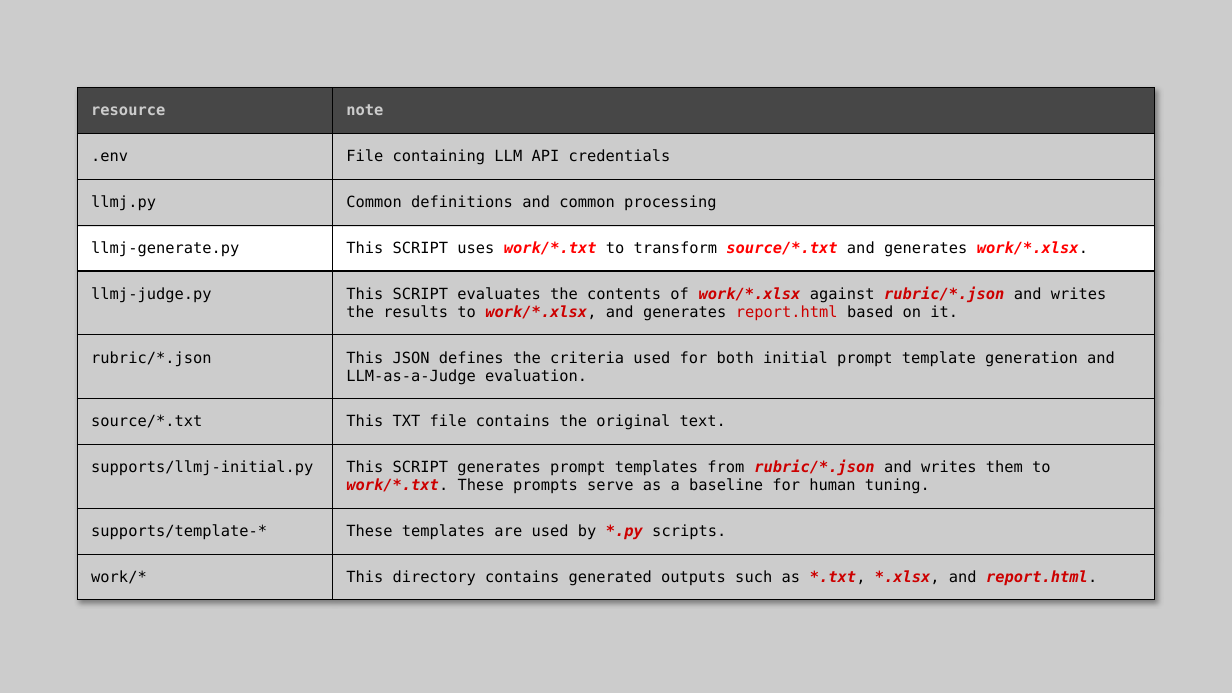
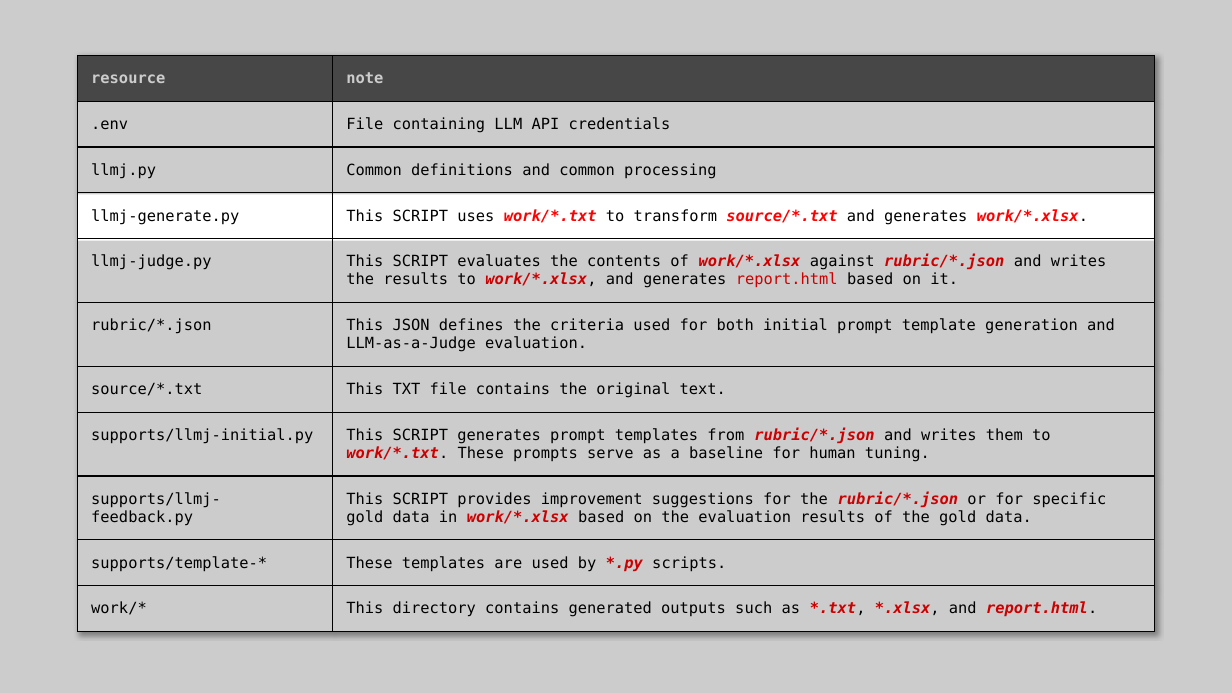
Before and after one commit to nakayama-kazuki/202x, a slide deck: slide 12 of tools/llm-as-a-judge/readme.pptx. Drawn at 1232x693 pixels with LibreOffice and Linux fonts; fonts in the diff are those of the drawing. Boxes give left, top, right and bottom in pixels: in the first picture for what was removed or moved away, otherwise in the second. Text is boxed around its words. In the diff, an @@ line names an element or a change of style, - is before the commit and + after.

Commit message:
fixed

```diff
--- a/tools/llm-as-a-judge/readme.pptx
+++ b/tools/llm-as-a-judge/readme.pptx
@@ freeform shape at (0, 0, 1232, 693): outline redrawn @@
@@ table at (78, 55, 1155, 638) @@
+row 9: supports/llmj-feedback.py | This SCRIPT provides improvement suggestions for the rubric/*.json or for specific gold data in work/*.xlsx based on the evaluation results of the gold data.
@@ table: place and size @@
-table at (78, 88, 1155, 605)
+table at (78, 55, 1155, 638)
```
Also in this commit, not shown: 4 other slides changed, 1 slide added, 1 slide removed.
